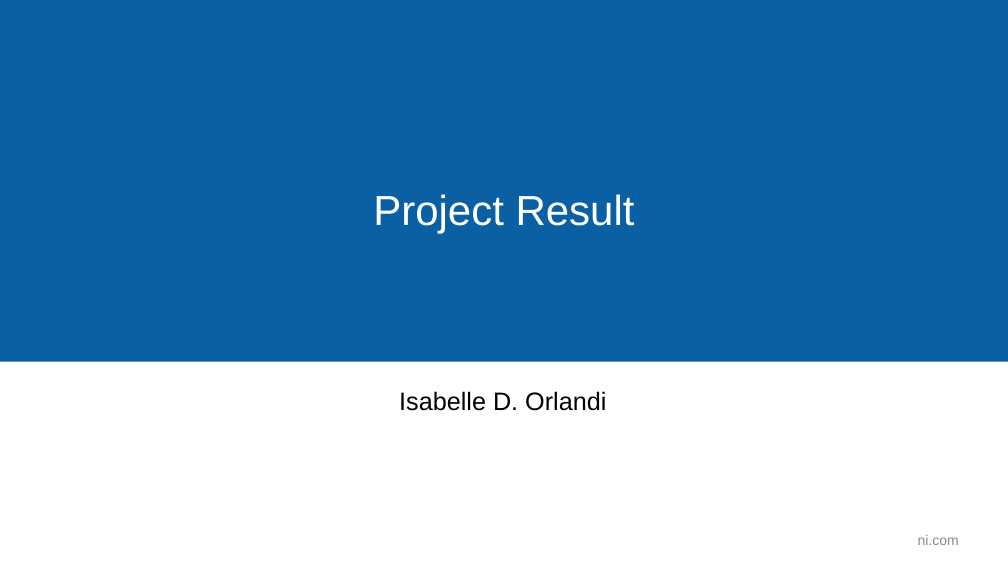
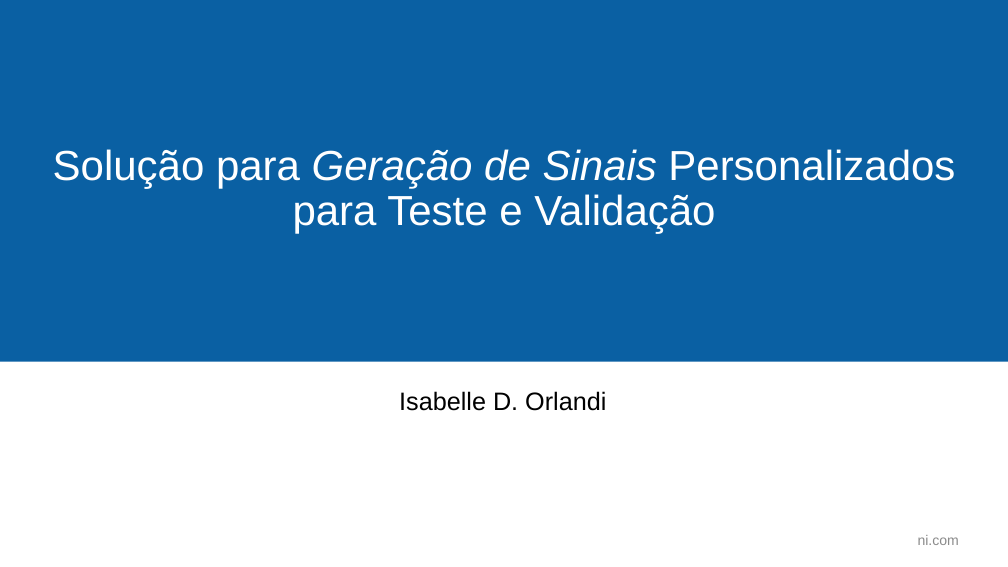
Before and after one commit to belleorlandi/Intern_Project_IO, a slide deck: slide 2 of MVP/MVP-final/Apresentação Final.pptx. Drawn at 1008x567 pixels with LibreOffice and Linux fonts; fonts in the diff are those of the drawing; background and template pictures are left out. Boxes give left, top, right and bottom in pixels: in the first picture for what was removed or moved away, otherwise in the second. Text is boxed around its words. In the diff, an @@ line names an element or a change of style, - is before the commit and + after.

Commit message:
1. Imagens para apresentação
1.
2.
3.

```diff
--- a/MVP/MVP-final/Apresentação Final.pptx
+++ b/MVP/MVP-final/Apresentação Final.pptx
@@ title at [53, 149, 955, 234]: text changed @@
-Project Result
+Solução para Geração de Sinais Personalizados para Teste e Validação
```
Also in this commit, not shown: 6 other slides changed, 2 slides added, 2 slides removed, 29 other files.
